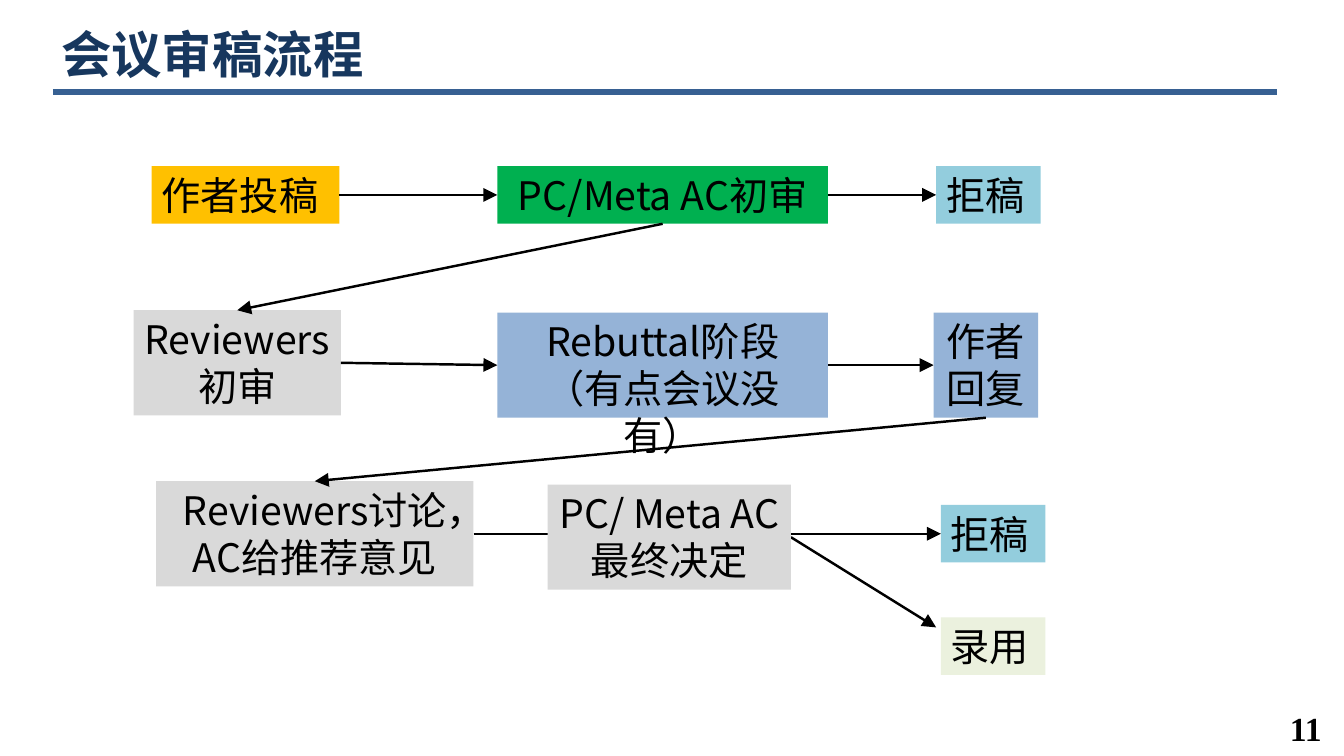
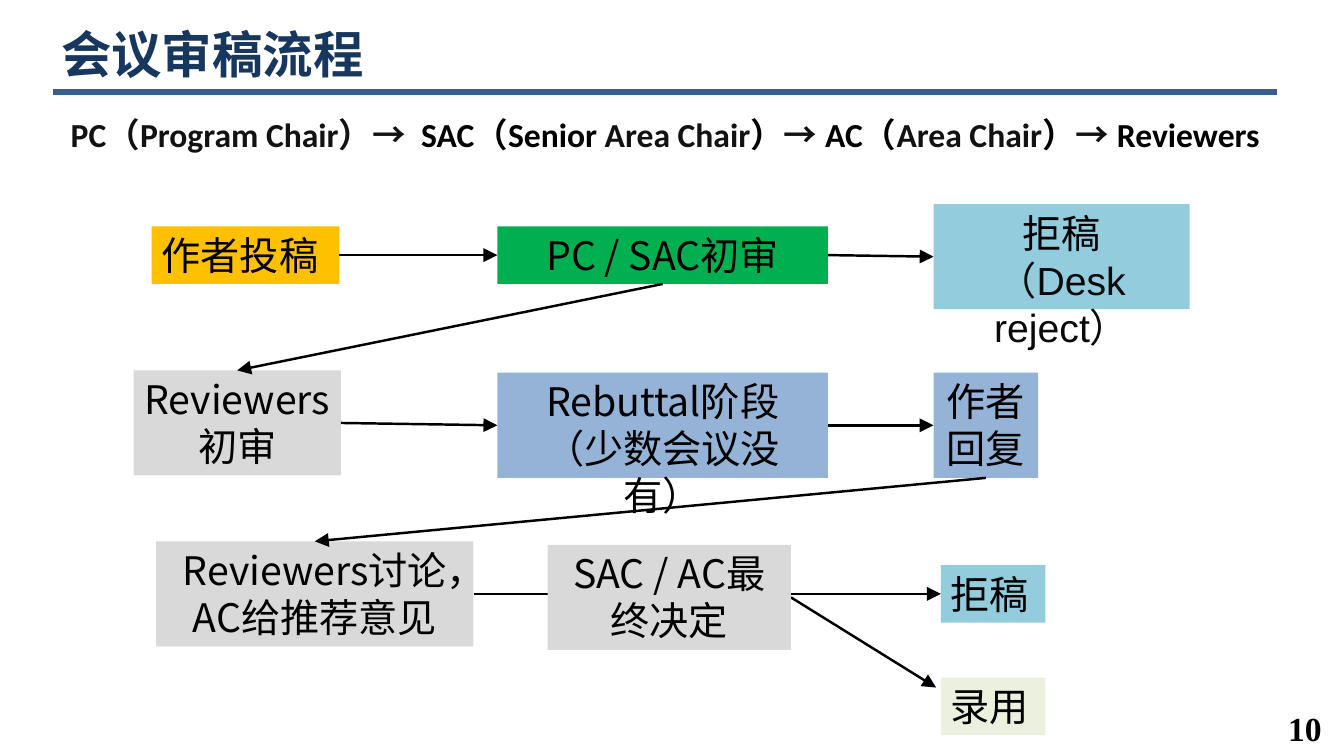
Before and after one commit to minghchen/cs_research_guide, a slide deck: slide 10 of hdu_course_ppt/第5讲. 论文投稿与Rebuttal.pptx (slide 11 before the commit). Drawn at 1344x756 pixels with LibreOffice and Linux fonts; fonts in the diff are those of the drawing; background and template pictures are left out. Boxes give left, top, right and bottom in pixels: in the first picture for what was removed or moved away, otherwise in the second. Text is boxed around its words. In the diff, an @@ line names an element or a change of style, - is before the commit and + after.

```diff
--- a/hdu_course_ppt/第5讲. 论文投稿与Rebuttal.pptx
+++ b/hdu_course_ppt/第5讲. 论文投稿与Rebuttal.pptx
@@ text added at (71, 120, 1260, 153), 24 pt, text #121212, bold @@
+PC（Program Chair）→ SAC（Senior Area Chair）→ AC（Area Chair）→ Reviewers
@@ rectangle "拒稿": place and size @@
-rectangle "拒稿" at (937, 166, 1042, 224)
+rectangle "拒稿" at (934, 204, 1190, 309)
@@ text in rectangle at (546, 237, 779, 273): text changed @@
-PC/Meta AC初审
+PC / SAC初审
@@ text in rectangle at (1022, 215, 1100, 252): alignment left to centre @@
@@ text in rectangle at (994, 261, 1129, 350): paragraph added @@
+（Desk reject）
@@ text in rectangle at (545, 429, 780, 514): text changed @@
-（有点会议没有）
+（少数会议没有）
@@ 9 rectangles, 8 arrows: place and size @@
-9 rectangles, 8 arrows at (134, 166, 1046, 676)
+9 rectangles, 8 arrows at (134, 226, 1046, 735)
@@ text in rectangle at (573, 558, 645, 589): text changed @@
-PC/ Meta AC最终决定
+SAC / AC最终决定
@@ page number at (1288, 718, 1322, 742): text changed @@
-11
+10
```
Also in this commit, not shown: 4 other slides changed, 24 slides added, 2 slides removed, 2 other files.
